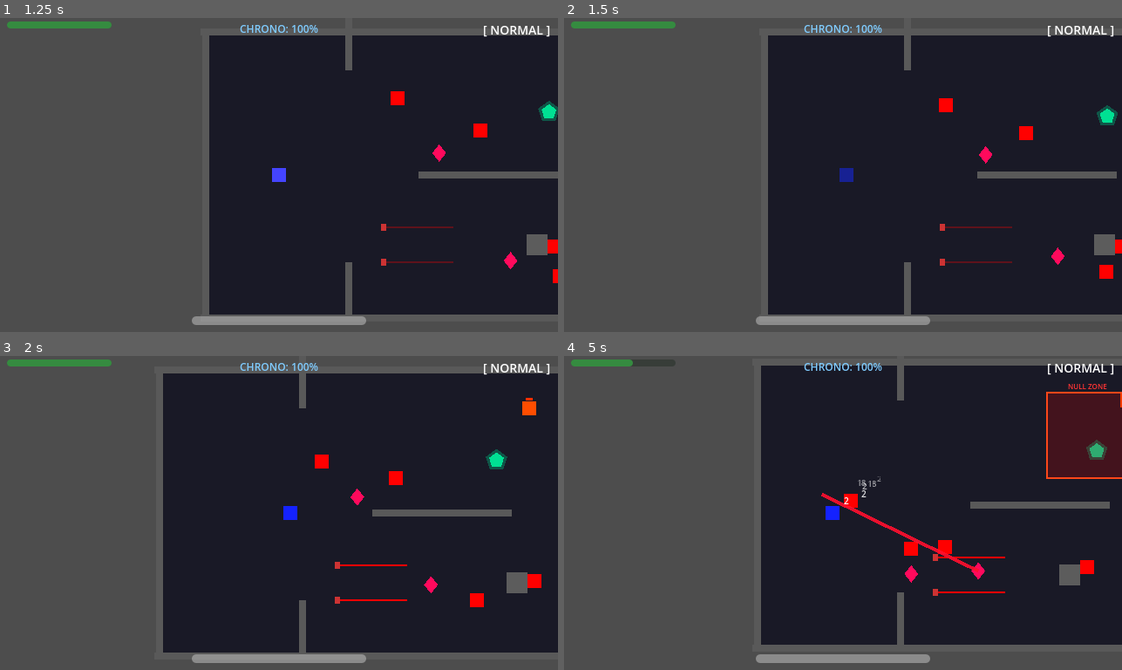
Above: before the commit, frames 1-4 (two rows, left to right).
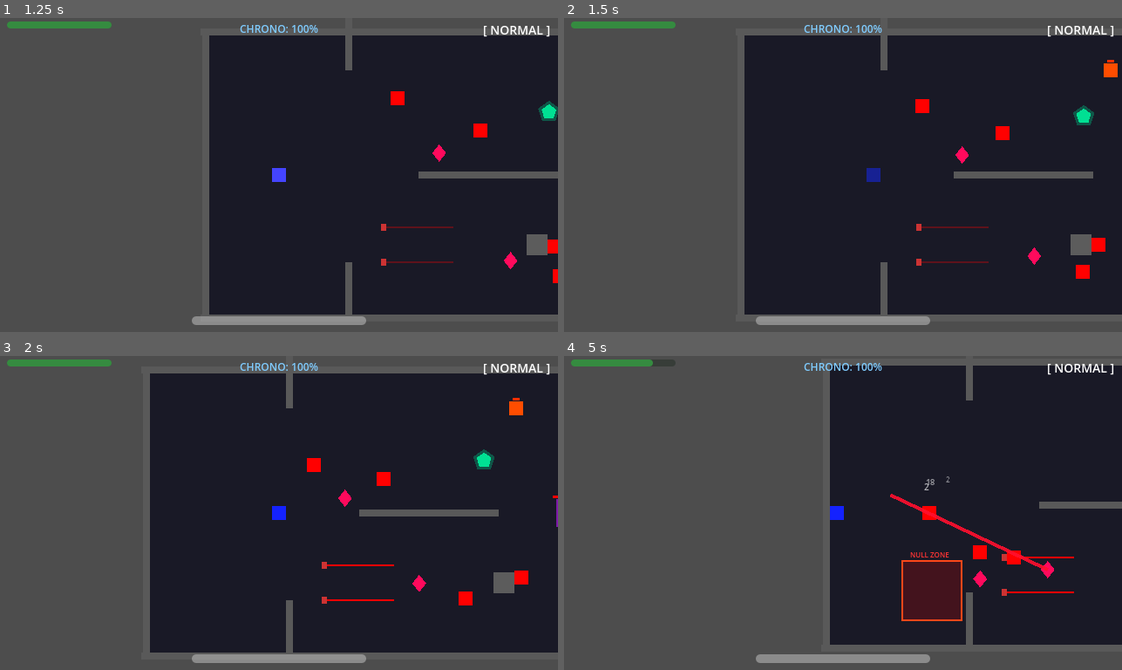
Above: after the commit, the same moments.

Repository: scarf-y/Polychron
Game: Godot game, scene res://scenes/ui/main_menu.tscn
Two runs of this game, one before a commit and one after it. Both use one fixed random seed, a clock stepped at 60 frames per second and the inputs below.
Inputs (mouse positions are in pixels of both pictures, inside the frame that each line leads up to):
- Up to frame 1 (1.25 s): click "ENTER THE VOID" at 0.5 s
- Up to frame 2 (1.5 s): move the mouse to (965, 159) at 1.27 s; hold D (move_right) from 1.28 s (still down); tap Q (dash) at 1.35 s
- Up to frame 3 (2 s): keep holding D (move_right)
- Up to frame 4 (5 s): move the mouse to (731, 528) at 2.02 s; release D (move_right) at 2.03 s; hold S (move_down) 2.03-2.78 s; tap Q (dash) at 2.1, 3.05, 3.8, 4.55 s; move the mouse to (898, 443) at 2.77 s; hold D (move_right) 2.78-3.53 s; click (898, 443) at 2.85 s; move the mouse to (815, 575) at 3.52 s; hold W (move_up) 3.53-4.28 s; tap E (time_erase) at 3.6 s; move the mouse to (1010, 560) at 4.27 s; hold A (move_left) from 4.28 s (still down); tap Shift (time_slow) at 4.35 s

Frame 1 is identical in both runs. In frame 2, 7.0% of the frame differs, in the area x 32-100%, y 5-95%; in frame 3, 5.0%; in frame 4, 20%, in the area x 11-100%, y 1-92%.

Commit message:
fix: dash now works (move_and_slide during dash), crosshair cursor, null zone spawns near player + smaller size

Diff:
--- a/scripts/dampener.gd
+++ b/scripts/dampener.gd
@@ -75,16 +75,25 @@
 	move_and_slide()
 
 func _drop_null_zone() -> void:
+	# Spawn near the player, not on the Dampener
+	var player: Node2D = get_tree().get_first_node_in_group("player") as Node2D
+	if not player or not is_instance_valid(player):
+		return
+
+	# Random offset from player (30-60px away in a random direction)
+	var offset_dir := Vector2.from_angle(randf() * TAU)
+	var offset_dist := randf_range(30.0, 60.0)
+	var spawn_pos: Vector2 = player.global_position + offset_dir * offset_dist
+
 	if null_zone_scene:
 		var zone := null_zone_scene.instantiate()
-		zone.global_position = global_position
+		zone.global_position = spawn_pos
 		get_tree().current_scene.add_child(zone)
 	else:
-		# Try loading at runtime
 		null_zone_scene = load(NULL_ZONE_SCENE_PATH)
 		if null_zone_scene:
 			var zone := null_zone_scene.instantiate()
-			zone.global_position = global_position
+			zone.global_position = spawn_pos
 			get_tree().current_scene.add_child(zone)
 
 func _update_tether() -> void:
--- a/scripts/null_zone.gd
+++ b/scripts/null_zone.gd
@@ -5,8 +5,8 @@
 ## HIGHLY VISIBLE: red pulsing circle with border.
 
 # --- Config ---
-const INITIAL_RADIUS: float = 50.0
-const GROWTH_RADIUS: float = 80.0
+const INITIAL_RADIUS: float = 35.0
+const GROWTH_RADIUS: float = 55.0
 const STABLE_DURATION: float = 3.0
 const GROWTH_DURATION: float = 2.0
 
--- a/scripts/player.gd
+++ b/scripts/player.gd
@@ -21,11 +21,11 @@
 var bullet_scene: PackedScene = preload("res://scenes/projectiles/bullet.tscn")
 
 # --- Phase Dash ---
-const DASH_SPEED: float = 1200.0
-const DASH_DURATION: float = 0.15
-const DASH_COOLDOWN: float = 0.8
+const DASH_SPEED: float = 600.0
+const DASH_DURATION: float = 0.2
+const DASH_COOLDOWN: float = 0.6
 const DASH_TIMESTOP_MULTIPLIER: float = 3.0
-const GHOST_SPAWN_INTERVAL: float = 0.02
+const GHOST_SPAWN_INTERVAL: float = 0.025
 var is_dashing: bool = false
 var can_dash: bool = true
 
@@ -39,6 +39,7 @@
 
 func _ready() -> void:
 	add_to_group("player")
+	_setup_crosshair_cursor()
 
 func _process(delta: float) -> void:
 	if is_dead:
@@ -49,16 +50,21 @@
 	_handle_dash()
 
 func _physics_process(_delta: float) -> void:
-	if is_dead or is_dashing:
-		return
-
-	# --- Movement ---
+	if is_dead:
+		return
+
+	# During dash: just move with dash velocity, skip input
+	if is_dashing:
+		move_and_slide()
+		return
+
+	# --- Normal Movement ---
 	var input_dir := Input.get_vector("move_left", "move_right", "move_up", "move_down")
 
 	# Compensate speed when time is slowed so player moves at normal speed
 	var current_speed: float = SPEED
 	if TimeManager.current_state == TimeManager.TimeState.SLOWED:
-		current_speed = SPEED / 0.2  # 0.2 is the SLOWED time_scale
+		current_speed = SPEED / 0.2
 
 	if input_dir != Vector2.ZERO:
 		velocity = input_dir.normalized() * current_speed
@@ -267,3 +273,42 @@
 	visible = false
 	set_physics_process(false)
 	set_process(false)
+
+# =========================
+# CROSSHAIR CURSOR
+# =========================
+func _setup_crosshair_cursor() -> void:
+	# Create a 16x16 crosshair texture programmatically
+	var size: int = 16
+	var center: int = size / 2
+	var img := Image.create(size, size, false, Image.FORMAT_RGBA8)
+	img.fill(Color(0, 0, 0, 0))  # Transparent background
+
+	var crosshair_color := Color(0.3, 1.0, 0.8, 1.0)  # Neon cyan
+	var outline_color := Color(0, 0, 0, 0.8)
+
+	# Horizontal line
+	for x in range(1, size - 1):
+		if abs(x - center) > 1:  # Gap in center
+			img.set_pixel(x, center, crosshair_color)
+			# Outline
+			if center - 1 >= 0:
+				img.set_pixel(x, center - 1, outline_color)
+			if center + 1 < size:
+				img.set_pixel(x, center + 1, outline_color)
+
+	# Vertical line
+	for y in range(1, size - 1):
+		if abs(y - center) > 1:  # Gap in center
+			img.set_pixel(center, y, crosshair_color)
+			# Outline
+			if center - 1 >= 0:
+				img.set_pixel(center - 1, y, outline_color)
+			if center + 1 < size:
+				img.set_pixel(center + 1, y, outline_color)
+
+	# Center dot
+	img.set_pixel(center, center, Color(1, 0.3, 0.3, 1.0))  # Red center dot
+
+	var tex := ImageTexture.create_from_image(img)
+	Input.set_custom_mouse_cursor(tex, Input.CURSOR_ARROW, Vector2(center, center))
